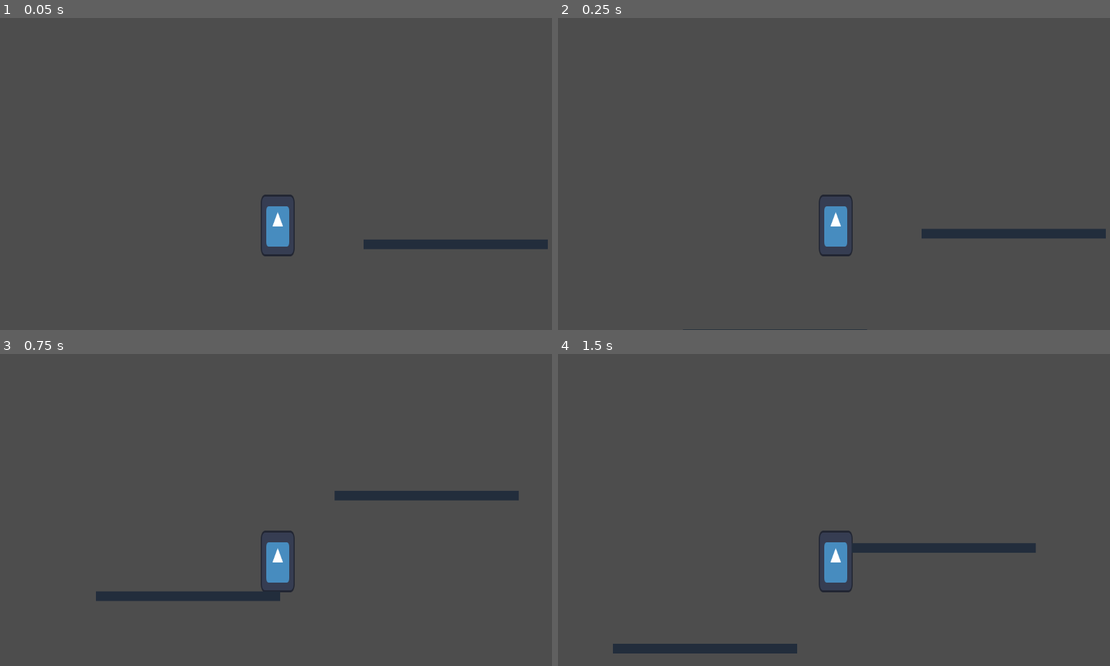
Above: before the commit, frames 1-4 (two rows, left to right).
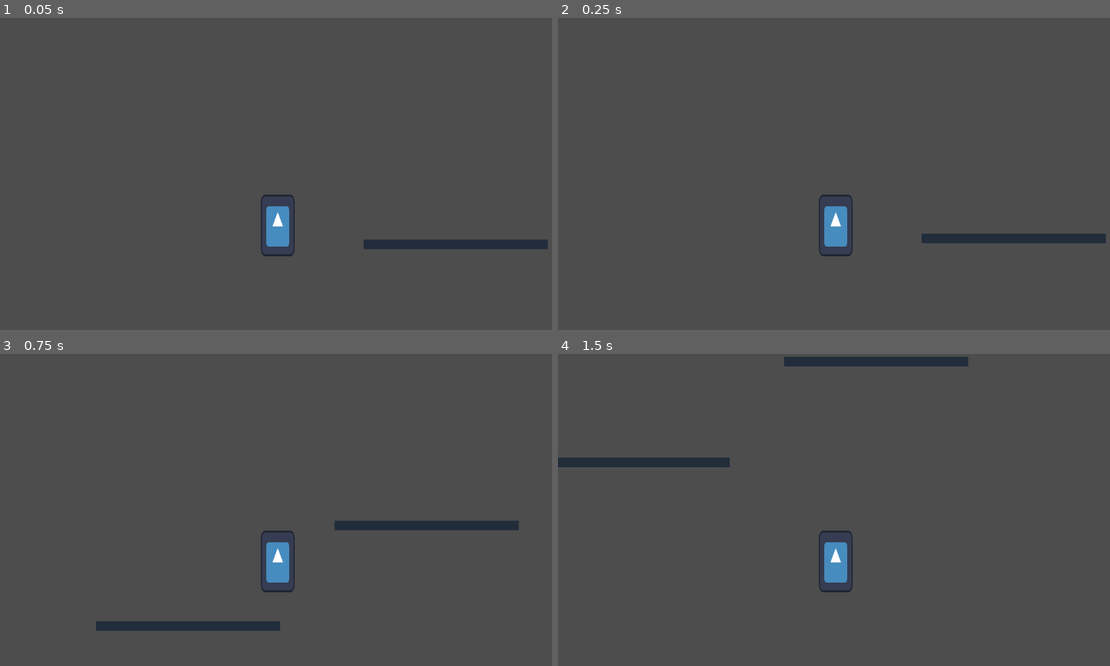
Above: after the commit, the same moments.

Repository: avalynnw/cryptic_dreams
Game: Godot game, scene res://scenes/world.tscn
Same seed, same stepped clock (60 frames per second), same inputs: the game is played once before the commit and once after it. The engine's default icon, where the game draws it, is replaced by a stand-in: a white triangle on a blue panel in a dark square.
Inputs:
- Up to frame 1 (0.05 s): no input
- Up to frame 2 (0.25 s): no input
- Up to frame 3 (0.75 s): hold D (move_right) from 0.53 s (still down); tap Space (jump) at 0.6 s
- Up to frame 4 (1.5 s): keep holding D (move_right); tap Space (jump) at 0.77, 1.07, 1.35 s

Frame 1 is identical in both runs. In frame 2, 1.0% of the frame differs, in the area x 22-100%, y 67-100%; in frame 3, 4.0%; in frame 4, 4.1%, in the area x 0-87%, y 0-96%.

Commit message:
changed jump and gravity values

Diff:
--- a/scenes/player.tscn
+++ b/scenes/player.tscn
@@ -9,8 +9,6 @@
 
 [node name="Player" type="CharacterBody2D"]
 script = ExtResource("1_q7117")
-JUMP_VELOCITY = 400.0
-gravity = 700
 
 [node name="Sprite2D" type="Sprite2D" parent="."]
 position = Vector2(0, -64)
--- a/scenes/world.tscn
+++ b/scenes/world.tscn
@@ -12,6 +12,7 @@
 
 [node name="Player" parent="." instance=ExtResource("1_npnul")]
 position = Vector2(554, 324)
+gravity = 400
 
 [node name="platform" type="StaticBody2D" parent="."]
 position = Vector2(369, 509)
--- a/scripts/player.gd
+++ b/scripts/player.gd
@@ -1,9 +1,10 @@
 extends CharacterBody2D
 
 # set player speed
-@export var SPEED = 300.0
-@export var JUMP_VELOCITY = 300.0
-@export var gravity = 300
+
+@export var speed = 300.0
+@export var jump_velocity = 500.0
+@export var gravity = 400
 
 
 # Get the gravity from the project settings to be synced with RigidBody nodes.
@@ -19,14 +20,14 @@
 	# Handle jump.
 	# && is_on_floor()
 	if Input.is_action_just_pressed("jump") && is_on_floor():
-		velocity.y = -JUMP_VELOCITY
+		velocity.y = -jump_velocity
 
 	# Get the input direction and handle the movement/deceleration.
 	var horizontal_direction = Input.get_axis("move_left", "move_right")
 	if horizontal_direction:
-		velocity.x = horizontal_direction * SPEED
+		velocity.x = horizontal_direction * speed
 	else:
-		velocity.x = move_toward(velocity.x, 0, SPEED)
+		velocity.x = move_toward(velocity.x, 0, speed)
 
 	move_and_slide()
 
